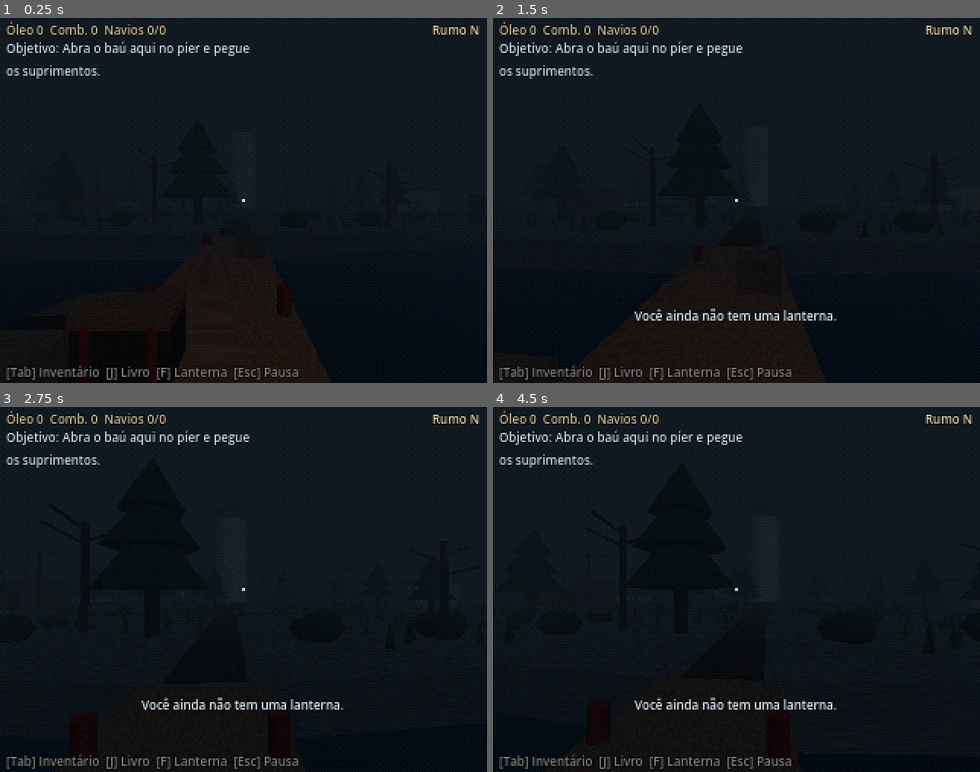
Above: before the commit, frames 1-4 (two rows, left to right).
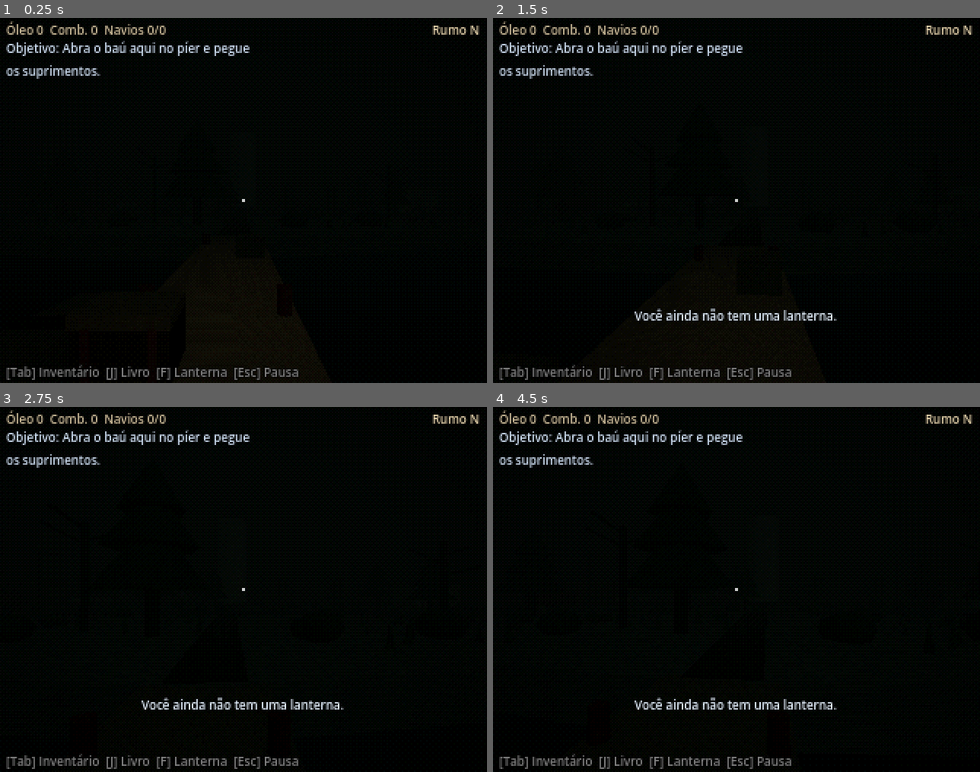
Above: after the commit, the same moments.

Repository: GamedevPhb/The-Last-Keeper
Game: Godot game, scene res://main.tscn
Two runs of this game, one before a commit and one after it. Both use one fixed random seed, a clock stepped at 60 frames per second and the inputs below.
Inputs (mouse positions are in pixels of both pictures, inside the frame that each line leads up to):
- Up to frame 1 (0.25 s): no input
- Up to frame 2 (1.5 s): tap Enter at 0.5 s; move the mouse to (760, 200) at 0.52 s; hold F (flashlight) 0.53-1.28 s; hold W (move_forward) from 0.53 s (still down); move the mouse to (712, 200) at 1.27 s; tap F (flashlight) at 1.35 s
- Up to frame 3 (2.75 s): keep holding W (move_forward); move the mouse to (253, 582) at 2.02 s; hold E (interact) from 2.03 s (still down); tap F (flashlight) at 2.3 s
- Up to frame 4 (4.5 s): keep holding W (move_forward); move the mouse to (731, 596) at 2.77 s; release E (interact) at 2.78 s; tap J (journal) at 2.85 s; tap F (flashlight) at 3.05, 3.8, 4.35 s; tap Space at 3.5 s; move the mouse to (775, 593) at 3.52 s; hold Shift (sprint) 3.53-4.28 s; move the mouse to (697, 585) at 4.27 s

The runs differ from the first frame. In frame 1, 69% of the frame differs, in the area x 0-100%, y 0-100%; in frame 2, 68%; in frame 3, 66%; in frame 4, 67%.

Commit message:
feat: atmosfera escura estilo PS1 e lanterna como luz principal
Ambiente quase preto verde-musgo, névoa mais densa, grade de cor e
vinheta no pós-processamento, lanterna e poste do píer mais fortes.

Co-Authored-By: Claude Sonnet 5.5 <noreply@anthropic.com>

Diff:
--- a/main.tscn
+++ b/main.tscn
@@ -8,13 +8,13 @@
 
 [sub_resource type="Environment" id="night"]
 background_mode = 1
-background_color = Color(0.07, 0.1, 0.13, 1)
+background_color = Color(0.015, 0.03, 0.025, 1)
 ambient_light_source = 2
-ambient_light_color = Color(0.25, 0.32, 0.4, 1)
-ambient_light_energy = 0.5
+ambient_light_color = Color(0.2, 0.3, 0.26, 1)
+ambient_light_energy = 0.32
 fog_enabled = true
-fog_light_color = Color(0.07, 0.1, 0.13, 1)
-fog_density = 0.035
+fog_light_color = Color(0.02, 0.04, 0.03, 1)
+fog_density = 0.045
 
 [sub_resource type="ShaderMaterial" id="post_mat"]
 shader = ExtResource("4_post")
@@ -26,8 +26,8 @@
 
 [node name="Moon" type="DirectionalLight3D" parent="."]
 rotation = Vector3(-0.9, 0.6, 0)
-light_color = Color(0.6, 0.7, 0.9, 1)
-light_energy = 0.25
+light_color = Color(0.5, 0.7, 0.6, 1)
+light_energy = 0.14
 
 [node name="Island" parent="." instance=ExtResource("1_island")]
 
--- a/shaders/psx_post.gdshader
+++ b/shaders/psx_post.gdshader
@@ -6,6 +6,11 @@
 uniform sampler2D screen_texture : hint_screen_texture, filter_nearest;
 uniform float color_levels = 32.0; // per channel; 32 = 15-bit color like the PS1
 uniform float dither_strength = 1.0;
+// Grade: murky green-teal cast, crushed shadows and a heavy vignette.
+uniform vec3 tint : source_color = vec3(0.78, 1.0, 0.82);
+uniform float saturation = 0.65;
+uniform float gamma = 1.15; // >1 darkens the midtones
+uniform float vignette = 0.6;
 
 const float BAYER[16] = float[](
 	0.0, 8.0, 2.0, 10.0,
@@ -16,6 +21,11 @@
 
 void fragment() {
 	vec3 color = textureLod(screen_texture, SCREEN_UV, 0.0).rgb;
+	float luma = dot(color, vec3(0.299, 0.587, 0.114));
+	color = mix(vec3(luma), color, saturation) * tint;
+	color = pow(color, vec3(gamma));
+	float edge = length((SCREEN_UV - 0.5) * vec2(1.0, 0.9));
+	color *= mix(1.0, smoothstep(0.85, 0.2, edge), vignette);
 	ivec2 cell = ivec2(FRAGCOORD.xy) % 4;
 	float threshold = BAYER[cell.y * 4 + cell.x] / 16.0 - 0.5;
 	color += threshold * dither_strength / color_levels;
--- a/ui/overlay.gd
+++ b/ui/overlay.gd
@@ -95,9 +95,9 @@
 	if _flashlight == null:
 		var camera: Camera3D = get_tree().get_first_node_in_group("player").get_node("Head/Camera3D")
 		_flashlight = SpotLight3D.new()
-		_flashlight.spot_range = 16.0
-		_flashlight.spot_angle = 26.0
-		_flashlight.light_energy = 3.0
+		_flashlight.spot_range = 20.0
+		_flashlight.spot_angle = 30.0
+		_flashlight.light_energy = 7.0
 		_flashlight.light_color = Color(1, 0.95, 0.8)
 		camera.add_child(_flashlight)
 		_flashlight.visible = false
--- a/world/island_details.tscn
+++ b/world/island_details.tscn
@@ -2578,8 +2578,8 @@
 [node name="LanternLight" type="OmniLight3D" parent="PierProps"]
 transform = Transform3D(1, 0, 0, 0, 1, 0, 0, 0, 1, 1, 2.75, 51.8)
 light_color = Color(1, 0.75, 0.4, 1)
-light_energy = 0.45
-omni_range = 8.0
+light_energy = 1.0
+omni_range = 7.5
 
 [node name="LanternHead" type="MeshInstance3D" parent="PierProps"]
 transform = Transform3D(1, 0, 0, 0, 1, 0, 0, 0, 1, 1, 2.75, 51.8)
Not shown, added: puzzles/chest.gd.uid
Not shown, added: ui/overlay.gd.uid
